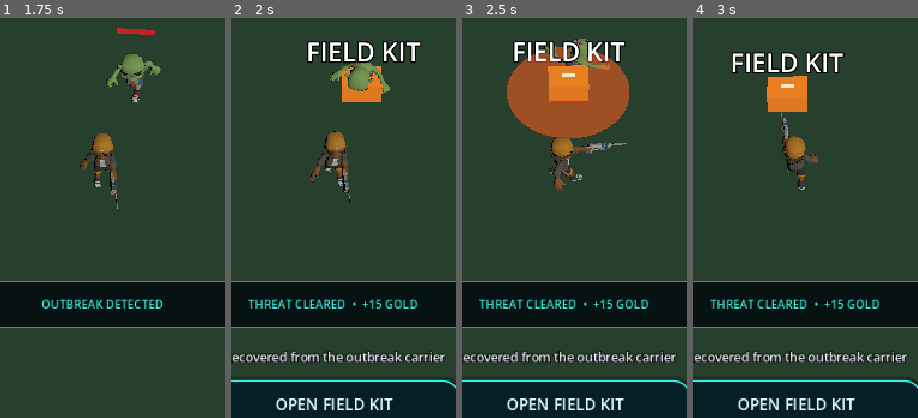
Above: before the commit, frames 1-4 (left to right).
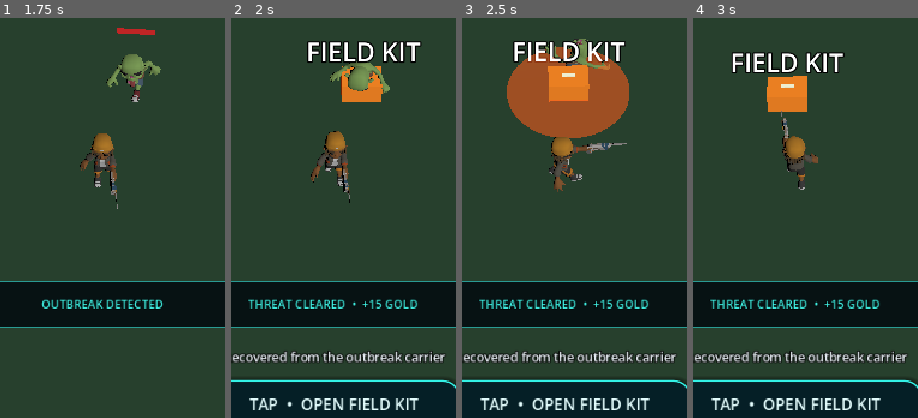
Above: after the commit, the same moments.

Repository: Geoboardman/zombie-gps
Game: Godot game, scene res://scenes/main.tscn
Two runs of this game, one before a commit and one after it. Both use one fixed random seed, a clock stepped at 60 frames per second and the inputs below.
Inputs (mouse positions are % of the whole screen's width and height, from its top left):
- Up to frame 1 (1.75 s): tap Enter (ui_accept) at 0.5, 0.77, 1.52 s; move the mouse to (32, 92) at 0.52 s; hold D (move_right) 0.53-1.28 s; tap Q (ability_1) at 0.6 s; click (32, 92) at 0.67 s; move the mouse to (50, 92) at 1.27 s; hold S (move_back) from 1.28 s (still down); tap E (ability_2) at 1.35 s; click (50, 92) at 1.42 s
- Up to frame 2 (2 s): keep holding S (move_back)
- Up to frame 3 (2.5 s): move the mouse to (68, 92) at 2.02 s; release S (move_back) at 2.03 s; hold D (move_right) from 2.03 s (still down); tap R (ability_3) at 2.1 s; click (68, 92) at 2.17 s
- Up to frame 4 (3 s): move the mouse to (45, 70) at 2.77 s; release D (move_right) at 2.78 s; hold W (move_forward) from 2.78 s (still down); tap Shift at 2.85 s; click (45, 70) at 2.92 s
The pictures show only the part of the screen within x 27-77%, y 30-80%; the shares and areas given below are measured in that part.

Frame 1 is identical in both runs. In frame 2, 1.4% of the frame differs, in the area x 8-84%, y 95-98%; in frame 3, 1.4%; in frame 4, 1.4%.

Commit message:
Polish compact gameplay HUD

Diff:
--- a/scripts/interaction_controller.gd
+++ b/scripts/interaction_controller.gd
@@ -24,7 +24,7 @@
 	if _current == null:
 		_set_visible(false)
 		return
-	_button.text = _current.get_action_label()
+	_button.text = "TAP  •  %s" % _current.get_action_label()
 	_detail.text = _current.get_detail_text()
 	_set_visible(true)
 
